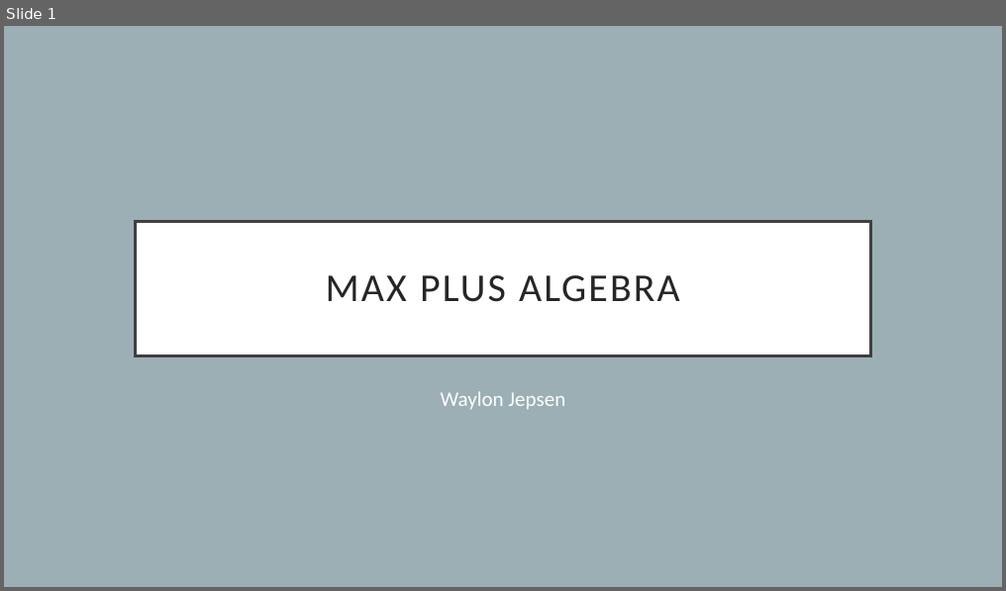
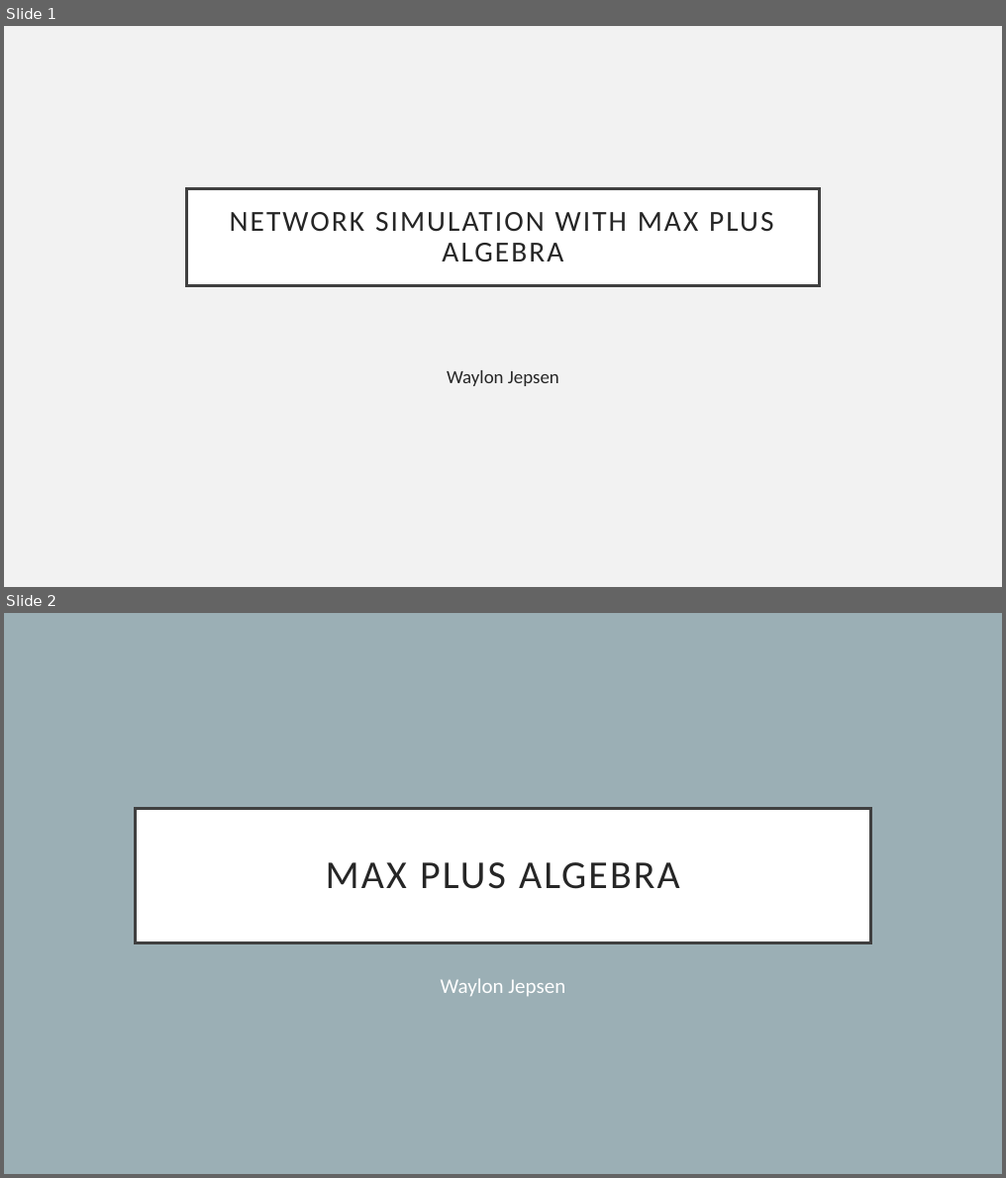
Before and after one commit to 0xJepsen/TropicalAlgebraicTCPModel, a slide deck: Papers/Novel/Sumarry of Max Plus.pptx. Shown one above the other, each under a label of ours: slide 1 before the commit, slides 1 and 2 after it. The pictures are 1006x591 and 1006x1178 pixels, drawn with LibreOffice and Linux fonts; fonts in the diff are those of the drawing. Boxes give left, top, right and bottom in pixels: in the first picture for what was removed or moved away, otherwise in the second. Text is boxed around its words. In the diff, an @@ line names an element or a change of style, - is before the commit and + after.

```diff
--- a/Papers/Novel/Sumarry of Max Plus.pptx
+++ b/Papers/Novel/Sumarry of Max Plus.pptx
@@ slide 1 added at [4,26,1002,587], background #F2F2F2 @@
@@ title added at [187,188,819,285], fill #FFFFFF, outline #404040 2.5 pt, 28 pt, text #262626 @@
+NETWORK SIMULATION WITH MAX PLUS ALGEBRA
@@ text added at [447,371,559,386], 18 pt, text #262626 @@
+Waylon Jepsen
@@ what was slide 1 is now slide 2 @@
```
Also in this commit, not shown: 2 other slides added, 3 other files.
